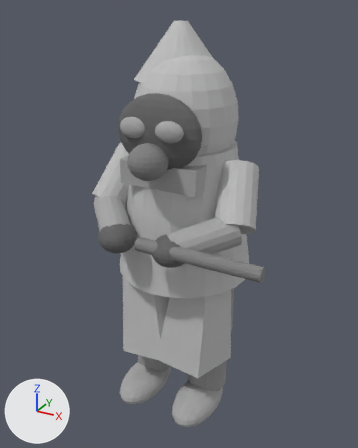
The Blender file art/animation/ranger/ranger-graybox-camera-v1.blend as it was, and as the next commit left it.
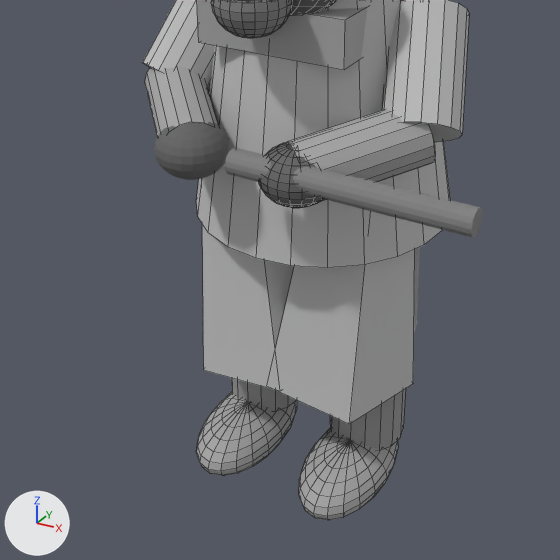
Each version is shown whole from a camera (50 mm lens) standing at (1.243, -2.312, 2.327) and looking at (0.005, -0.06, 1.201), then close up on the part from 5% to 85% of the width and 36% to 100% of the height. Every picture has the same lights, and +X, +Y and +Z are marked at lower left. The first two pictures are the older version. The close-ups show mesh edges as thin lines.

In view in the first close-up: 'coat_tail_left', 'coat_tail_right', 'coat_torso_volume', 'left_boot', 'left_glove', 'left_shin', 'pistol_scale_marker', 'right_boot', 'right_forearm', 'right_shin', 'right_upper_arm', 'scarf_band' and 6 more.
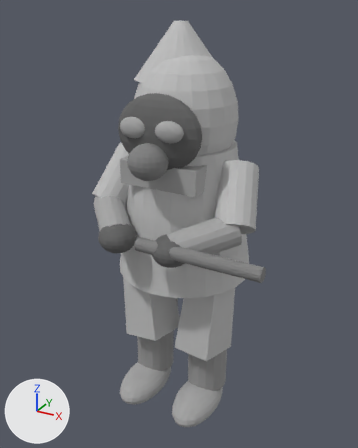
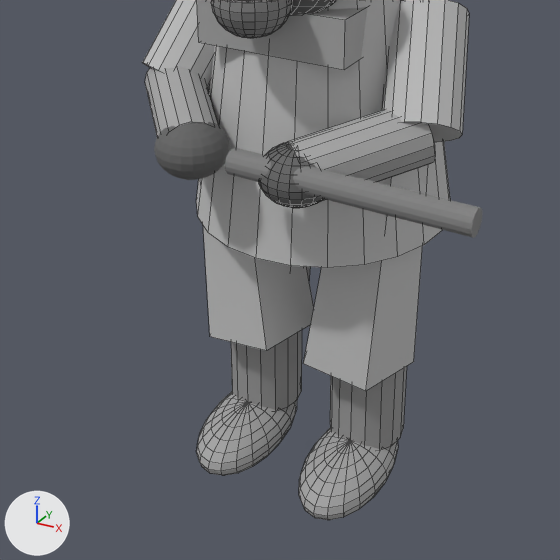
Boxes [x1, y1, x2, y2] around the edits, measured in the close-ups (560 x 560 px):
'coat_tail_right', reshaped, moved (15% narrower, 7% shorter): before [267, 181, 415, 424]; after [303, 165, 428, 391]
'coat_tail_left', reshaped, moved: before [202, 224, 294, 391]; after [203, 92, 314, 351]
'left_shin', unchanged, uncovered by the edit: before [232, 378, 296, 410]; after [231, 330, 302, 410]

The edits, one by one:
me_cone_002 is used by ob_coat_tail_left; location (-0.16, -0.1, 0.83); rotation (0.0, -0.1, 0.0), in degrees (0, -5.7, 0).
me_cone_002 had 10 vertices, 7 faces and spanned x -0.228..0.228, y -0.194..0.24, z -0.435..0.435.
me_cone_002 now has 10 vertices, 7 faces and spans x -0.171..0.171, y -0.146..0.18, z -0.4..0.4.
Part 1, on me_cone_002:
Vertex 0 of me_cone_002 moves from (0.0, 0.24, -0.435) to (0.0, 0.18, -0.4).
Vertex 1 of me_cone_002 moves from (0.0, 0.13, 0.435) to (0.0, 0.12, 0.4).
Vertex 2 of me_cone_002 moves from (0.228, 0.074, -0.435) to (0.171, 0.056, -0.4).
Vertex 3 of me_cone_002 moves from (0.124, 0.04, 0.435) to (0.114, 0.037, 0.4).
Vertex 4 of me_cone_002 moves from (0.141, -0.194, -0.435) at pixel (280, 391) to (0.106, -0.146, -0.4) at pixel (266, 350).
Vertex 5 of me_cone_002 moves from (0.076, -0.105, 0.435) to (0.071, -0.097, 0.4).
Vertex 6 of me_cone_002 moves from (-0.141, -0.194, -0.435) at pixel (203, 370) to (-0.106, -0.146, -0.4) at pixel (209, 336).
Vertex 7 of me_cone_002 moves from (-0.076, -0.105, 0.435) to (-0.071, -0.097, 0.4).
Vertex 8 of me_cone_002 moves from (-0.228, 0.074, -0.435) to (-0.171, 0.056, -0.4).
Vertex 9 of me_cone_002 moves from (-0.124, 0.04, 0.435) to (-0.114, 0.037, 0.4).
me_cone_003 is used by ob_coat_tail_right; location (0.16, -0.1, 0.83); rotation (0.0, 0.1, 0.0), in degrees (0, 5.7, 0).
me_cone_003 had 10 vertices, 7 faces and spanned x -0.228..0.228, y -0.194..0.24, z -0.435..0.435.
me_cone_003 now has 10 vertices, 7 faces and spans x -0.171..0.171, y -0.146..0.18, z -0.4..0.4.
Part 2, on me_cone_003:
Vertex 0 of me_cone_003 moves from (0.0, 0.24, -0.435) to (0.0, 0.18, -0.4).
Vertex 1 of me_cone_003 moves from (0.0, 0.13, 0.435) to (0.0, 0.12, 0.4).
Vertex 2 of me_cone_003 moves from (0.228, 0.074, -0.435) at pixel (413, 383) to (0.171, 0.056, -0.4) at pixel (413, 361).
Vertex 3 of me_cone_003 moves from (0.124, 0.04, 0.435) to (0.114, 0.037, 0.4).
Vertex 4 of me_cone_003 moves from (0.141, -0.194, -0.435) at pixel (349, 424) to (0.106, -0.146, -0.4) at pixel (365, 391).
Vertex 5 of me_cone_003 moves from (0.076, -0.105, 0.435) to (0.071, -0.097, 0.4).
Vertex 6 of me_cone_003 moves from (-0.141, -0.194, -0.435) at pixel (266, 386) to (-0.106, -0.146, -0.4) at pixel (303, 363).
Vertex 7 of me_cone_003 moves from (-0.076, -0.105, 0.435) to (-0.071, -0.097, 0.4).
Vertex 8 of me_cone_003 moves from (-0.228, 0.074, -0.435) to (-0.171, 0.056, -0.4).
Vertex 9 of me_cone_003 moves from (-0.124, 0.04, 0.435) to (-0.114, 0.037, 0.4).
Object 'coat_tail_left' (ob_coat_tail_left) moves from (-0.16, -0.1, 0.83) to (-0.21, -0.08, 0.87).
Object 'coat_tail_right' (ob_coat_tail_right) moves from (0.16, -0.1, 0.83) to (0.21, -0.08, 0.87).
